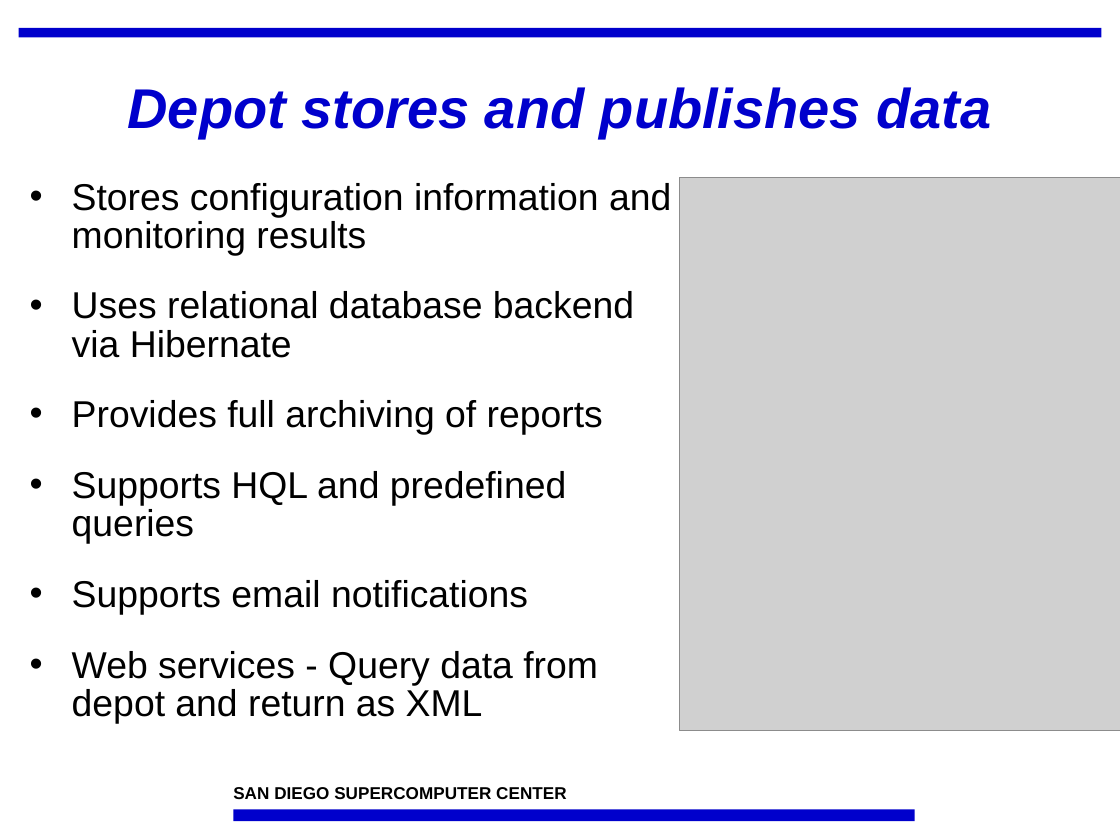
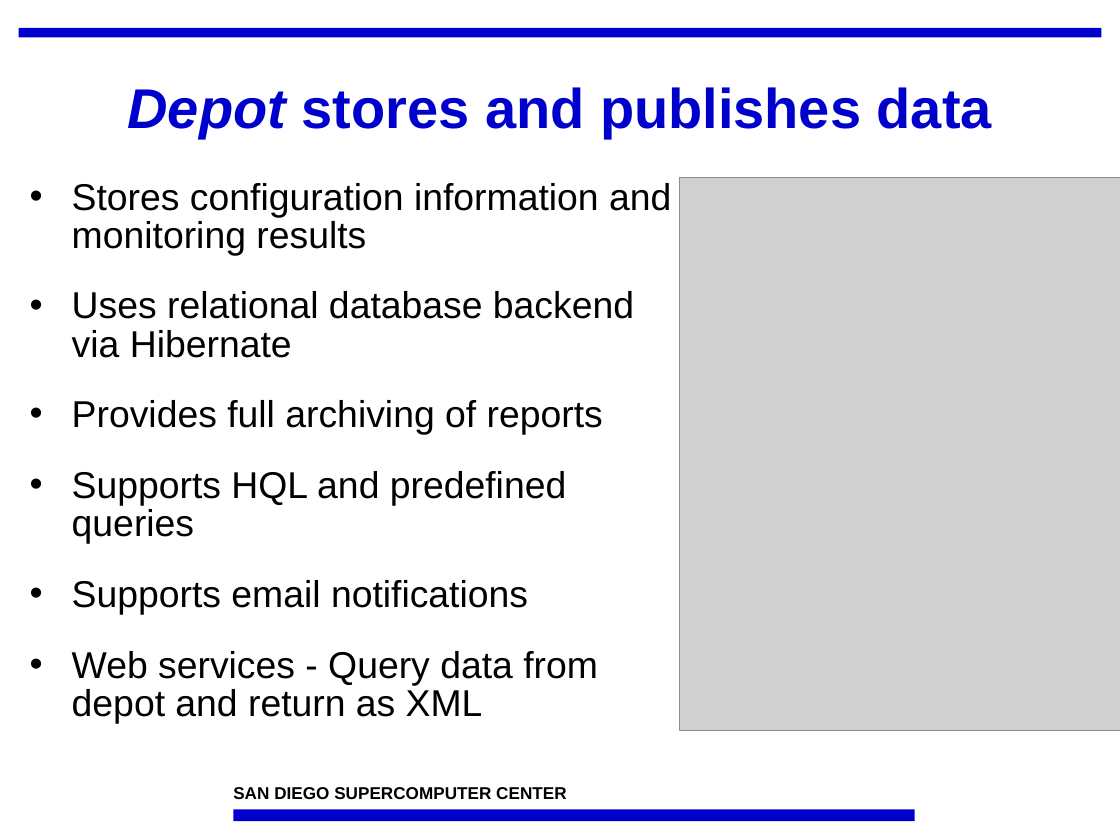
Before and after one commit to IncaProject/inca-xsede, a slide deck: slide 8 of talks/sc07/inca-sc07.ppt. Drawn at 1120x840 pixels with LibreOffice and Linux fonts; fonts in the diff are those of the drawing; grey boxes stand for pictures; background and template pictures are left out. Boxes give left, top, right and bottom in pixels: in the first picture for what was removed or moved away, otherwise in the second. Text is boxed around its words. In the diff, an @@ line names an element or a change of style, - is before the commit and + after.

```diff
--- a/talks/sc07/inca-sc07.ppt
+++ b/talks/sc07/inca-sc07.ppt
@@ title "Depot stores and publishes data" at (127, 87, 992, 138): italic off in "stores and publishes data" @@
```
Also in this commit, not shown: 12 other slides changed.
